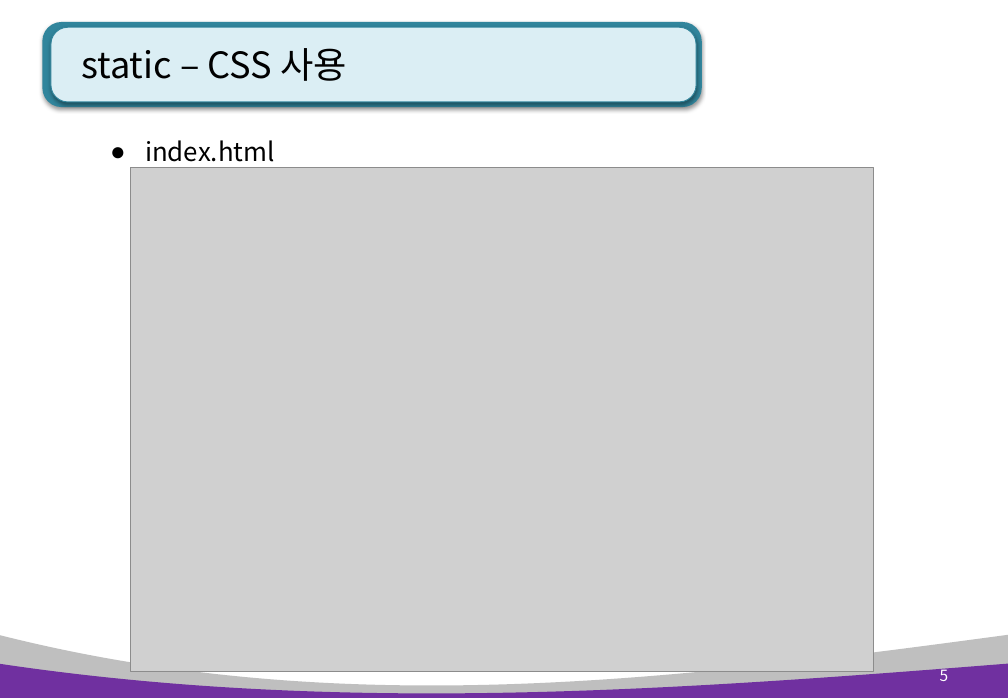
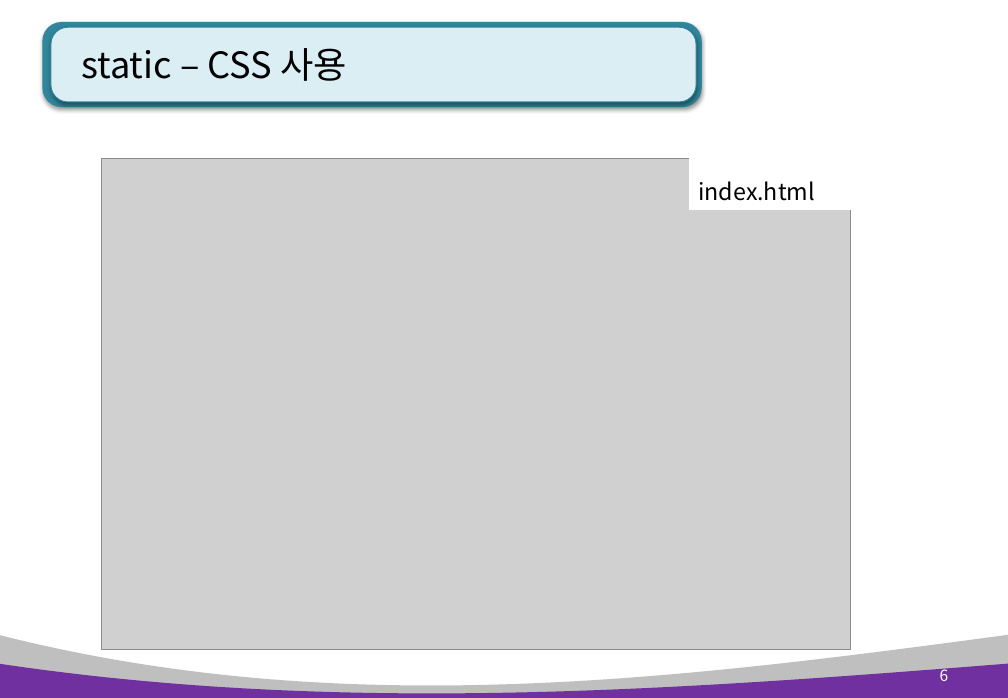
Before and after one commit to pshho/ngreen_project, a slide deck: slide 6 of pyWorks/자료/django_ppt/polls_ppt/polls 4장. static 및 view 제어함수2.pptx (slide 5 before the commit). Drawn at 1008x698 pixels with LibreOffice and Linux fonts; fonts in the diff are those of the drawing; grey boxes stand for pictures. Boxes give left, top, right and bottom in pixels: in the first picture for what was removed or moved away, otherwise in the second. Text is boxed around its words. In the diff, an @@ line names an element or a change of style, - is before the commit and + after.

```diff
--- a/pyWorks/자료/django_ppt/polls_ppt/polls 4장. static 및 view 제어함수2.pptx
+++ b/pyWorks/자료/django_ppt/polls_ppt/polls 4장. static 및 view 제어함수2.pptx
@@ picture: place and size @@
-picture at box(130, 168, 874, 672)
+picture at box(101, 158, 851, 650)
@@ rectangle "index.html": place and size @@
-rectangle "index.html" at box(101, 116, 599, 168)
+rectangle "index.html" at box(690, 158, 879, 210)
@@ rectangle "index.html" at box(690, 158, 879, 210): size 20 to 18 pt; bullet ● to none @@
@@ page number at box(940, 666, 949, 681): text changed @@
-5
+6
```
Also in this commit, not shown: 6 other slides changed, 1 slide added, 1 slide removed, 22 other files.
